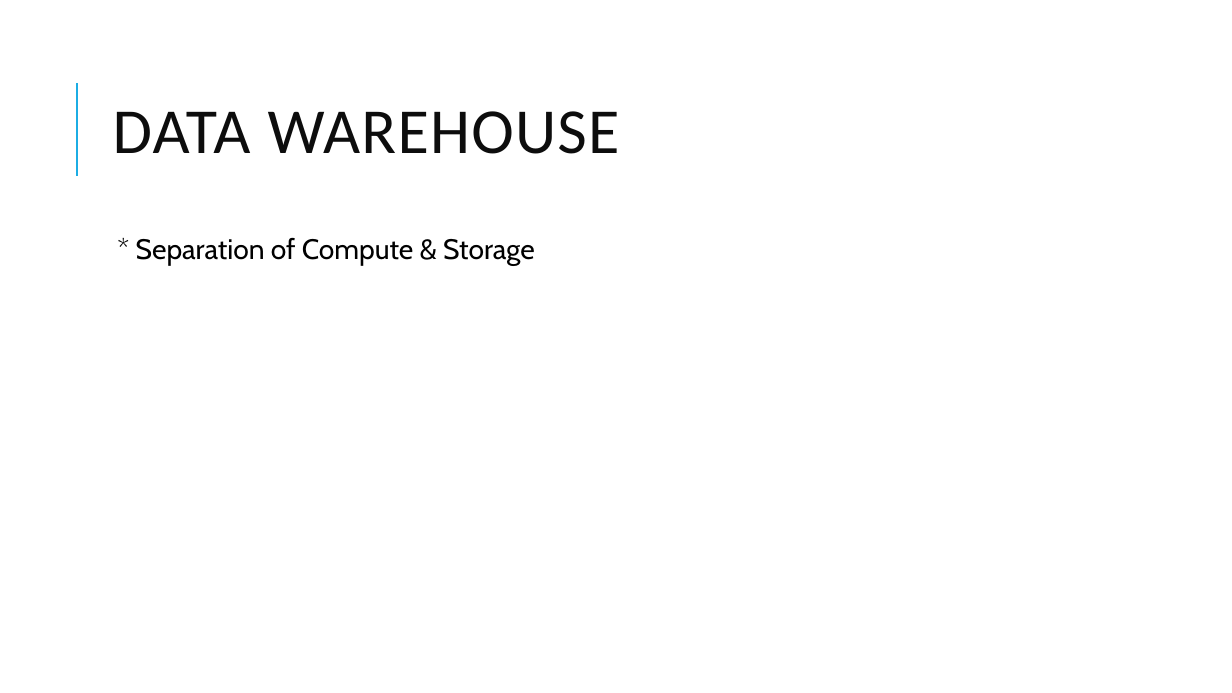
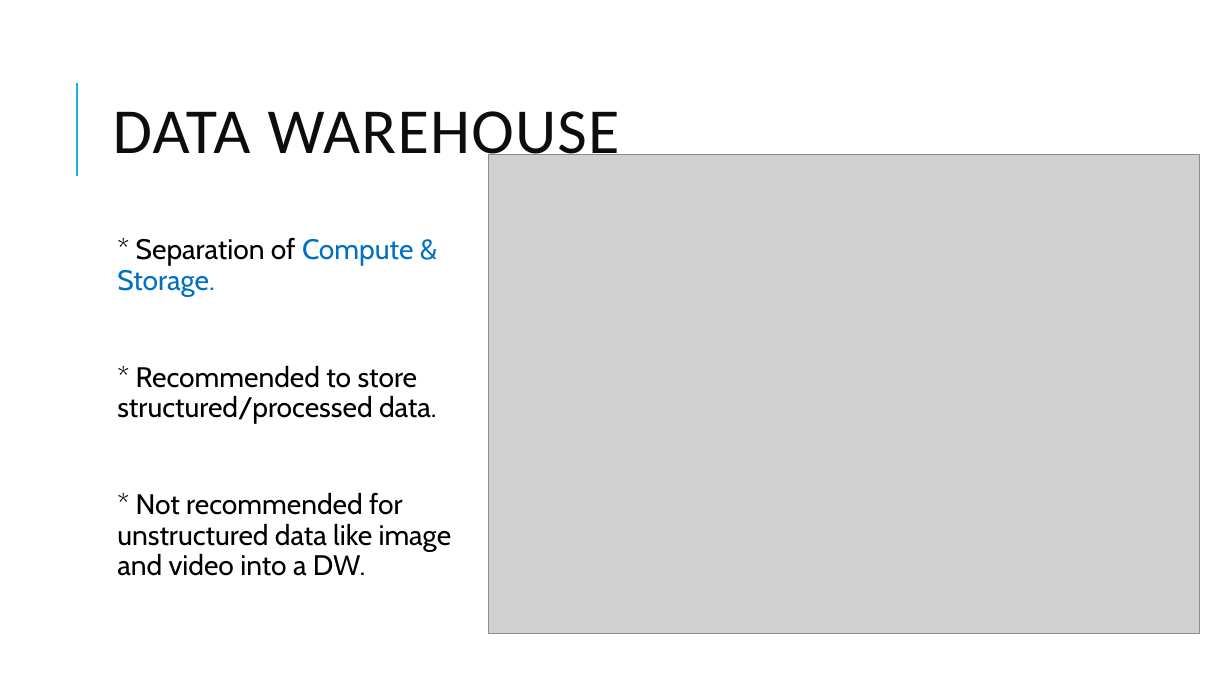
Before and after one commit to dinesarun/common, a slide deck: slide 8 of sessions/GAB 2021/Choosing right Data Service.pptx. Drawn at 1232x693 pixels with LibreOffice and Linux fonts; fonts in the diff are those of the drawing; grey boxes stand for pictures. Boxes give left, top, right and bottom in pixels: in the first picture for what was removed or moved away, otherwise in the second. Text is boxed around its words. In the diff, an @@ line names an element or a change of style, - is before the commit and + after.

```diff
--- a/sessions/GAB 2021/Choosing right Data Service.pptx
+++ b/sessions/GAB 2021/Choosing right Data Service.pptx
@@ picture added at <box>489,154,1201,634</box> @@
@@ text at <box>117,238,452,576</box>: text changed @@
-  * Separation of Compute & Storage
+  * Separation of Compute & Storage.
+  * Recommended to store structured/processed data.
+  * Not recommended for unstructured data like image and video into a DW.
```
Also in this commit, not shown: 15 other slides changed, 3 slides added, 2 slides removed.
